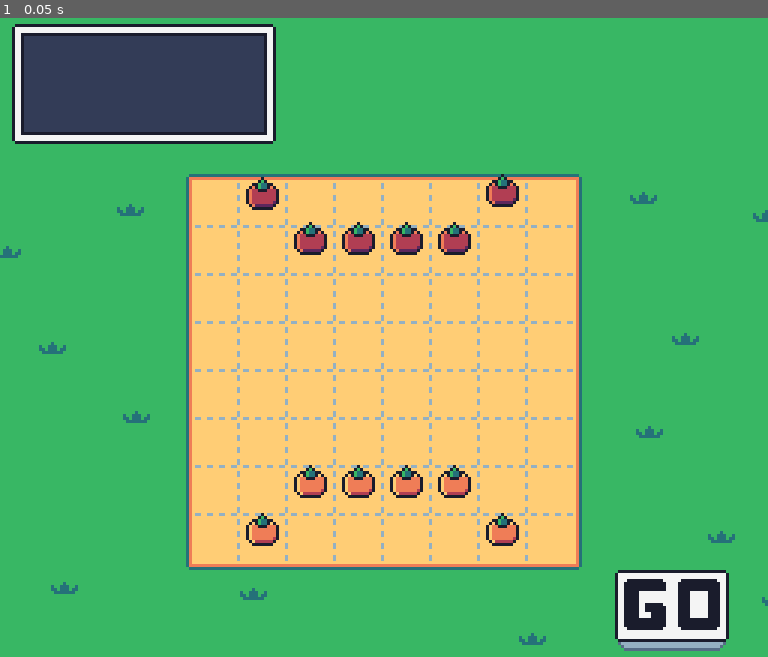
Above: before the commit, frame 1.
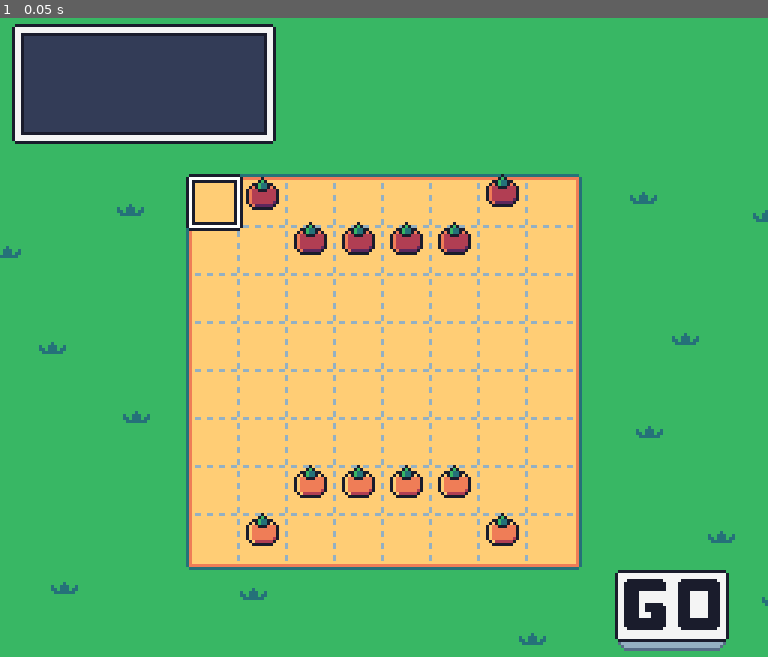
Above: after the commit, the same moment.

Repository: puzzud/Gardon
Game: Godot game, scene res://Scenes/Game.tscn
Two runs of this game, one before a commit and one after it. Both use one fixed random seed, a clock stepped at 60 frames per second and the inputs below.
Inputs:
- Up to frame 1 (0.05 s): no input

The runs differ from the first frame. In frame 1, 0.3% of the frame differs, in the area x 24-32%, y 24-34%.

Commit message:
Added cursor. Gave board scene a board state.

Diff:
--- a/Scenes/Board.tscn
+++ b/Scenes/Board.tscn
@@ -1,11 +1,13 @@
-[gd_scene load_steps=2 format=2]
+[gd_scene load_steps=3 format=2]
 
-[ext_resource path="res://Assets/Tilesets/BackgroundTiles.tres" type="TileSet" id=1]
+[ext_resource path="res://Scripts/Board.gd" type="Script" id=1]
+[ext_resource path="res://Assets/Tilesets/BackgroundTiles.tres" type="TileSet" id=2]
 
 [node name="Board" type="Node2D"]
+script = ExtResource( 1 )
 
 [node name="TileMap" type="TileMap" parent="."]
-tile_set = ExtResource( 1 )
+tile_set = ExtResource( 2 )
 cell_size = Vector2( 8, 8 )
 format = 1
 tile_data = PoolIntArray( 0, 0, 0, 1, 1, 0, 2, 1, 0, 3, 1, 0, 4, 1, 0, 5, 1, 0, 6, 1, 0, 7, 1, 0, 8, 1, 0, 9, 1, 0, 10, …(1698 unchanged characters)…
--- /dev/null
+++ b/Scenes/Cursor.tscn
@@ -0,0 +1,10 @@
+[gd_scene load_steps=2 format=2]
+
+[ext_resource path="res://Assets/Sprites/Sprites2.png" type="Texture" id=1]
+
+[node name="Cursor" type="Sprite"]
+position = Vector2( -2, -2 )
+texture = ExtResource( 1 )
+centered = false
+region_enabled = true
+region_rect = Rect2( 15, 62, 19, 19 )
--- a/Scenes/Game.tscn
+++ b/Scenes/Game.tscn
@@ -1,15 +1,17 @@
-[gd_scene load_steps=6 format=2]
+[gd_scene load_steps=7 format=2]
 
 [ext_resource path="res://Scripts/Game.gd" type="Script" id=1]
 [ext_resource path="res://Scenes/Ui.tscn" type="PackedScene" id=2]
 [ext_resource path="res://Assets/Backgrounds/Background1.png" type="Texture" id=3]
 [ext_resource path="res://Scenes/Board.tscn" type="PackedScene" id=4]
 [ext_resource path="res://Scenes/Tomato.tscn" type="PackedScene" id=5]
+[ext_resource path="res://Scenes/Cursor.tscn" type="PackedScene" id=6]
 
 [node name="Game" type="Node2D"]
 script = ExtResource( 1 )
 
 [node name="Ui" parent="." instance=ExtResource( 2 )]
+editor/display_folded = true
 
 [node name="Background" type="TextureRect" parent="."]
 margin_right = 256.0
@@ -29,7 +31,6 @@
 }
 
 [node name="Team1" type="Node2D" parent="Pieces"]
-editor/display_folded = true
 
 [node name="Tomato2" parent="Pieces/Team1" instance=ExtResource( 5 )]
 position = Vector2( 88, 170 )
@@ -50,7 +51,6 @@
 position = Vector2( 168, 170 )
 
 [node name="Team2" type="Node2D" parent="Pieces"]
-editor/display_folded = true
 
 [node name="Tomato2" parent="Pieces/Team2" instance=ExtResource( 5 )]
 position = Vector2( 88, 58 )
@@ -76,4 +76,7 @@
 position = Vector2( 168, 57 )
 region_rect = Rect2( 16, 0, 16, 16 )
 
+[node name="Cursor" parent="." instance=ExtResource( 6 )]
+position = Vector2( 62, 54 )
+
 [editable path="Ui"]
--- /dev/null
+++ b/Scripts/Board.gd
@@ -0,0 +1,16 @@
+extends Node2D
+class_name Board
+
+var state = [
+	[0, 0, 0, 0, 0, 0, 0, 0],
+	[0, 0, 0, 0, 0, 0, 0, 0],
+	[0, 0, 0, 0, 0, 0, 0, 0],
+	[0, 0, 0, 0, 0, 0, 0, 0],
+	[0, 0, 0, 0, 0, 0, 0, 0],
+	[0, 0, 0, 0, 0, 0, 0, 0],
+	[0, 0, 0, 0, 0, 0, 0, 0],
+	[0, 0, 0, 0, 0, 0, 0, 0]
+]
+
+func _ready():
+	Global.board = self
--- a/Scripts/Game.gd
+++ b/Scripts/Game.gd
@@ -1,4 +1,5 @@
 extends Node2D
+class_name Game
 
 func _ready():
-	pass
+	Global.game = self
--- a/Scripts/Global.gd
+++ b/Scripts/Global.gd
@@ -1,4 +1,8 @@
 extends Node
+#class_name Global
+
+var game: Game = null
+var board: Board = null
 
 func _ready():
 	pass
--- a/project.godot
+++ b/project.godot
@@ -8,9 +8,20 @@
 
 config_version=4
 
-_global_script_classes=[  ]
+_global_script_classes=[ {
+"base": "Node2D",
+"class": "Board",
+"language": "GDScript",
+"path": "res://Scripts/Board.gd"
+}, {
+"base": "Node2D",
+"class": "Game",
+"language": "GDScript",
+"path": "res://Scripts/Game.gd"
+} ]
 _global_script_class_icons={
-
+"Board": "",
+"Game": ""
 }
 
 [application]
